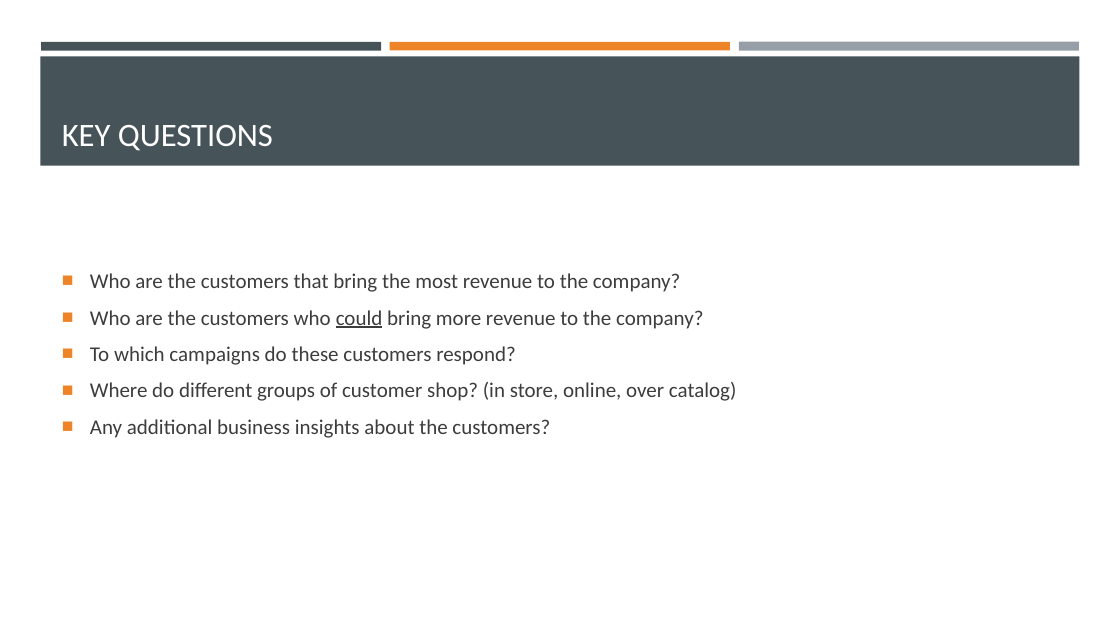
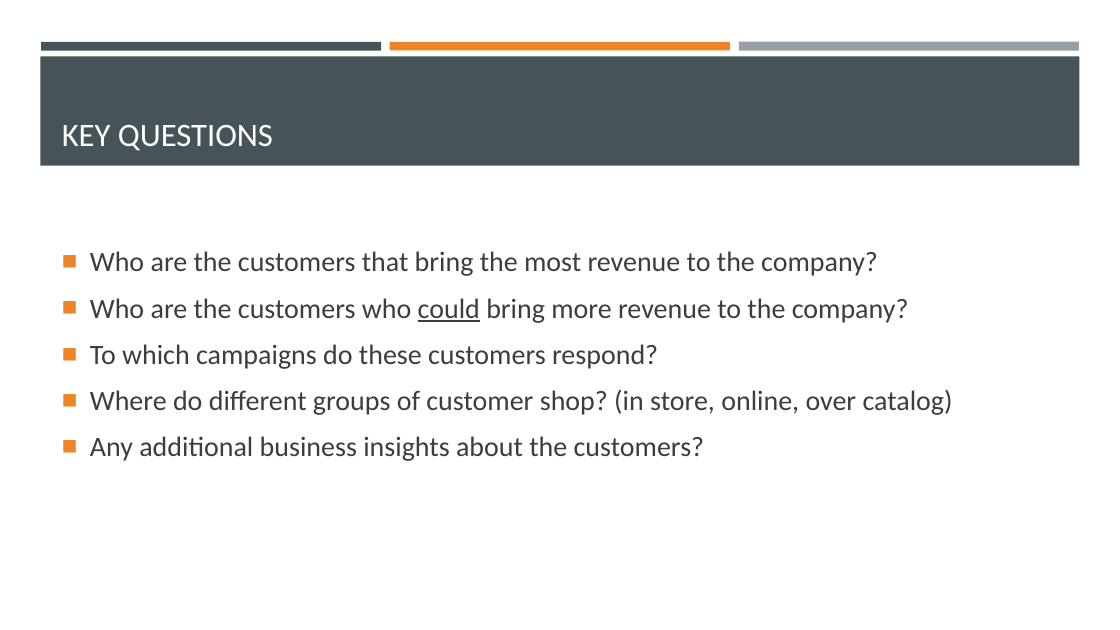
Before and after one commit to dapopov-st/store-customer-segmentation, a slide deck: slide 3 of Customer-Segmentation-Presentation.pptx. Drawn at 1120x630 pixels with LibreOffice and Linux fonts; fonts in the diff are those of the drawing. Boxes give left, top, right and bottom in pixels: in the first picture for what was removed or moved away, otherwise in the second. Text is boxed around its words. In the diff, an @@ line names an element or a change of style, - is before the commit and + after.

```diff
--- a/Customer-Segmentation-Presentation.pptx
+++ b/Customer-Segmentation-Presentation.pptx
@@ text "Who are the customers that ..." at box(90, 251, 953, 461): size 18 to 24 pt; more space between paragraphs @@
```
Also in this commit, not shown: 17 other slides changed, 1 other file.
